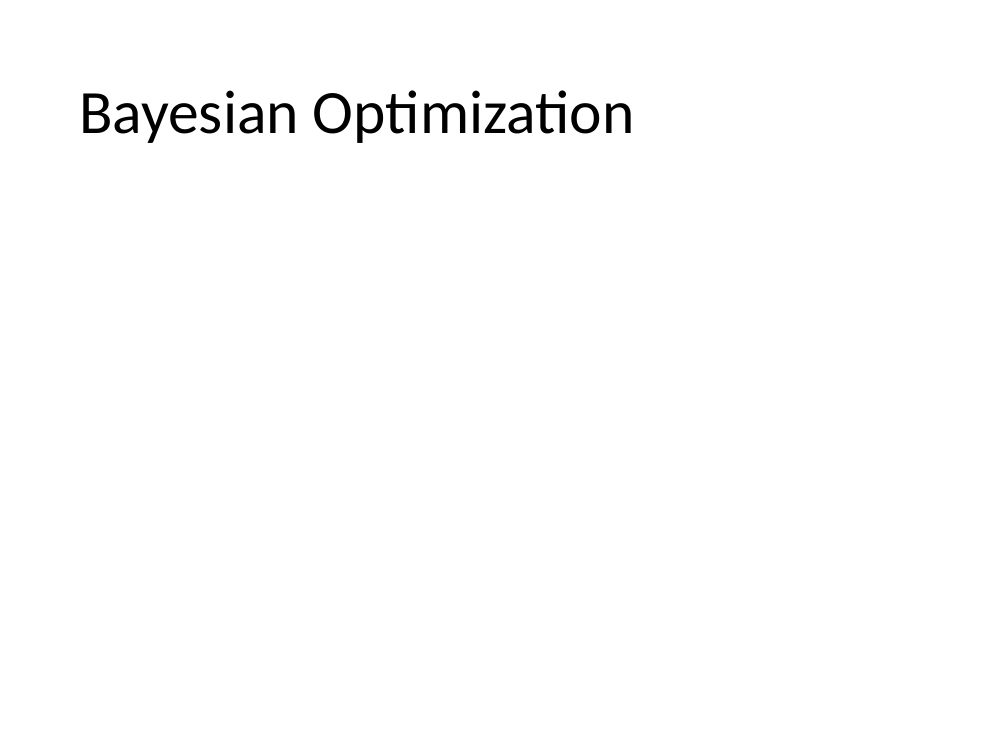
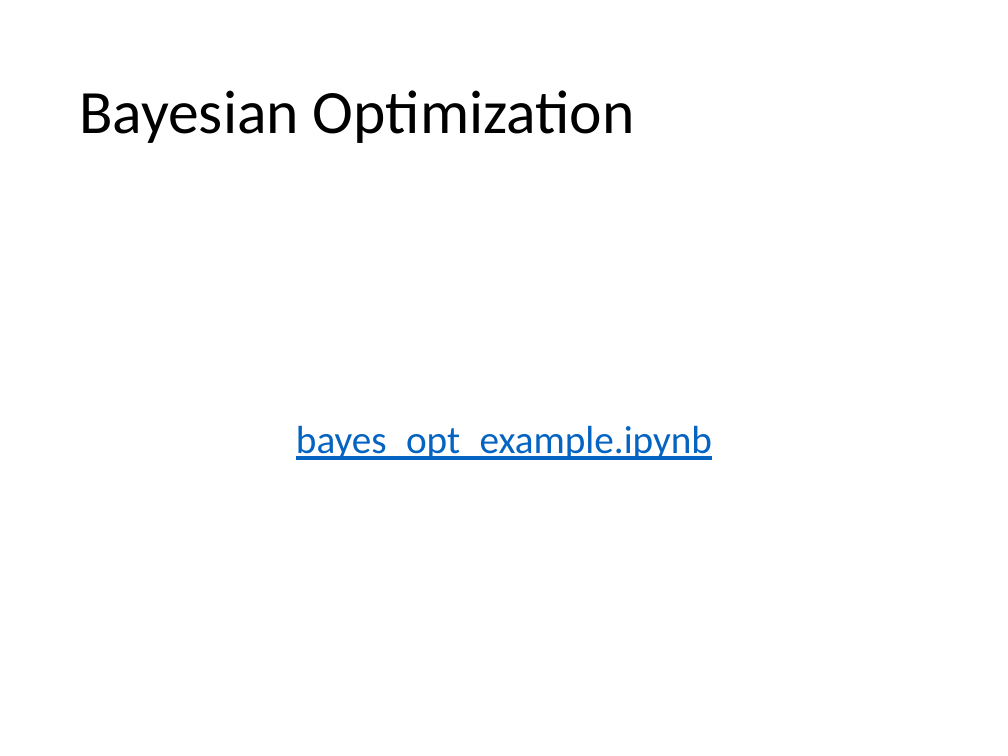
Before and after one commit to jkingphd/practical_bayes_opt, a slide deck: slide 17 of Data_science_nashville_jkk.pptx (slide 16 before the commit). Drawn at 1008x756 pixels with LibreOffice and Linux fonts; fonts in the diff are those of the drawing. Boxes give left, top, right and bottom in pixels: in the first picture for what was removed or moved away, otherwise in the second. Text is boxed around its words. In the diff, an @@ line names an element or a change of style, - is before the commit and + after.

Commit message:
Added simple regression example. Made small changes to PPT. Added some images of code from utility function calculations.

```diff
--- a/Data_science_nashville_jkk.pptx
+++ b/Data_science_nashville_jkk.pptx
@@ text added at box(296, 425, 712, 460), 28 pt, text #0563C1, underline @@
+bayes_opt_example.ipynb
```
Also in this commit, not shown: 4 other slides changed, 3 slides added, 2 slides removed, 9 other files.
